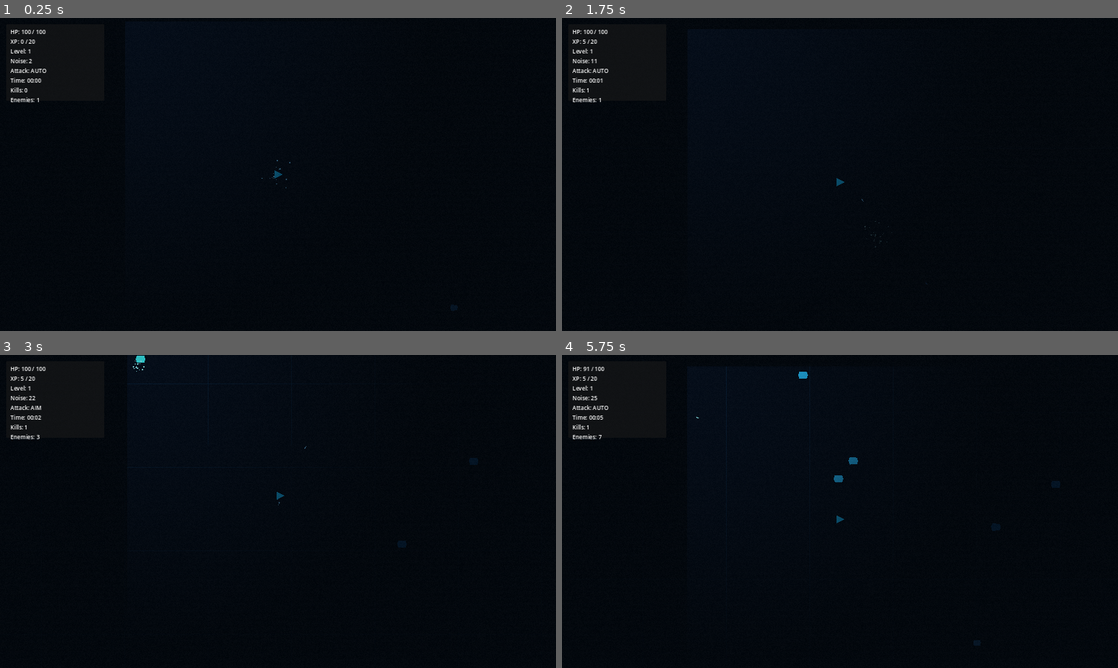
Above: before the commit, frames 1-4 (two rows, left to right).
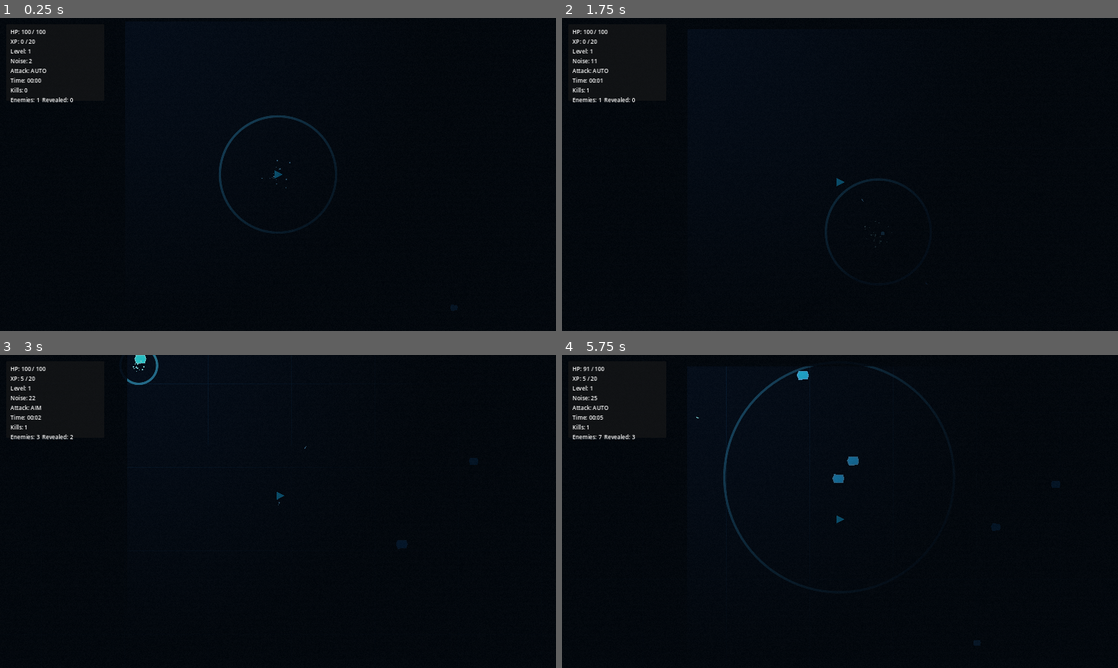
Above: after the commit, the same moments.

Repository: Constantine-S-AN/survival
Game: Godot game, scene res://scenes/game/GameRoot.tscn
Same seed, same stepped clock (60 frames per second), same inputs: the game is played once before the commit and once after it.
Inputs (mouse positions are in pixels of both pictures, inside the frame that each line leads up to):
- Up to frame 1 (0.25 s): no input
- Up to frame 2 (1.75 s): tap Enter at 0.5 s; move the mouse to (962, 158) at 0.52 s; hold D (move_right) 0.53-1.28 s; tap Space (dash) at 0.6 s; click (962, 158) at 0.67 s; move the mouse to (728, 190) at 1.27 s; hold S (move_down) from 1.28 s (still down); click (728, 190) at 1.35 s
- Up to frame 3 (3 s): move the mouse to (333, 442) at 2.02 s; release S (move_down) at 2.03 s; hold D (move_right) 2.03-2.78 s; tap Tab (toggle_attack_mode) at 2.1 s; move the mouse to (250, 574) at 2.77 s; hold W (move_up) from 2.78 s (still down); tap Shift at 2.85 s; click (250, 574) at 2.92 s
- Up to frame 4 (5.75 s): move the mouse to (1006, 558) at 3.52 s; release W (move_up) at 3.53 s; hold A (move_left) 3.53-5.03 s; tap Space (dash) at 3.6 s; move the mouse to (673, 464) at 4.27 s; click (673, 464) at 4.35 s; move the mouse to (867, 511) at 5.02 s; hold S (move_down) from 5.03 s (still down); tap Tab (toggle_attack_mode) at 5.1 s; click (867, 511) at 5.17 s

The runs differ from the first frame. In frame 1, 0.4% of the frame differs, in the area x 7-61%, y 25-69%; in frame 2, 0.2%; in frame 3, 0.1%; in frame 4, 0.5%, in the area x 7-64%, y 3-72%.

Commit message:
feat: implement sonar pulse reveal system with pickup-triggered scans

Diff:
--- /dev/null
+++ b/data/sonar.json
@@ -0,0 +1,16 @@
+{
+  "schema_version": 1,
+  "enabled": true,
+  "wave_speed": 980.0,
+  "max_radius": 720.0,
+  "line_width": 5.5,
+  "glow_intensity": 1.0,
+  "reveal_duration": 1.8,
+  "color": "#63e8ff",
+  "hit_strength": 0.62,
+  "pickup_strength": 0.48,
+  "skill_strength": 0.92,
+  "hit_radius_scale": 0.85,
+  "pickup_radius_scale": 0.72,
+  "skill_radius_scale": 1.0
+}
--- a/scenes/enemy/Enemy.tscn
+++ b/scenes/enemy/Enemy.tscn
@@ -10,6 +10,12 @@
 collision_layer = 2
 collision_mask = 0
 
+[node name="Outline" type="Polygon2D" parent="."]
+visible = false
+color = Color(0.831373, 0.980392, 1, 0.92)
+polygon = PackedVector2Array(-11, -10, 10, -9, 13, 0, 10, 10, -11, 11, -15, 0)
+scale = Vector2(1.24, 1.24)
+
 [node name="Body" type="Polygon2D" parent="."]
 color = Color(0.222, 0.906, 1, 1)
 polygon = PackedVector2Array(-11, -10, 10, -9, 13, 0, 10, 10, -11, 11, -15, 0)
--- /dev/null
+++ b/scenes/pickup/XPPickup.tscn
@@ -0,0 +1,18 @@
+[gd_scene load_steps=3 format=3]
+
+[ext_resource type="Script" path="res://scripts/entities/xp_pickup.gd" id="1"]
+
+[sub_resource type="CircleShape2D" id="1"]
+radius = 7.0
+
+[node name="XPPickup" type="Area2D"]
+script = ExtResource("1")
+collision_layer = 8
+collision_mask = 1
+
+[node name="Body" type="Polygon2D" parent="."]
+color = Color(0.556863, 0.988235, 1, 0.95)
+polygon = PackedVector2Array(-6, 0, -3, -5, 3, -5, 6, 0, 3, 5, -3, 5)
+
+[node name="CollisionShape2D" type="CollisionShape2D" parent="."]
+shape = SubResource("1")
--- a/scenes/world/World.tscn
+++ b/scenes/world/World.tscn
@@ -1,9 +1,10 @@
-[gd_scene load_steps=5 format=3]
+[gd_scene load_steps=6 format=3]
 
 [ext_resource type="Script" path="res://scripts/game/world.gd" id="1"]
 [ext_resource type="Script" path="res://scripts/managers/projectile_manager.gd" id="2"]
 [ext_resource type="Script" path="res://scripts/managers/enemy_manager.gd" id="3"]
 [ext_resource type="PackedScene" path="res://scenes/player/Player.tscn" id="4"]
+[ext_resource type="Script" path="res://scripts/managers/sonar_manager.gd" id="5"]
 
 [node name="World" type="Node2D"]
 script = ExtResource("1")
@@ -17,6 +18,11 @@
 [node name="EnemyManager" type="Node2D" parent="."]
 script = ExtResource("3")
 
+[node name="SonarManager" type="Node2D" parent="."]
+script = ExtResource("5")
+
+[node name="PickupLayer" type="Node2D" parent="."]
+
 [node name="Player" parent="." instance=ExtResource("4")]
 position = Vector2(0, 0)
 
--- a/scripts/core/data_registry.gd
+++ b/scripts/core/data_registry.gd
@@ -5,7 +5,8 @@
 	"enemies": "res://data/enemies.json",
 	"upgrades": "res://data/upgrades.json",
 	"spawn_curve": "res://data/spawn_curve.json",
-	"fog": "res://data/fog.json"
+	"fog": "res://data/fog.json",
+	"sonar": "res://data/sonar.json"
 }
 
 const RARITY_WEIGHT: Dictionary = {
@@ -20,6 +21,7 @@
 var upgrades: Array = []
 var spawn_curve: Array = []
 var fog_config: Dictionary = {}
+var sonar_config: Dictionary = {}
 var validation_errors: Array[String] = []
 var loaded: bool = false
 
@@ -36,12 +38,14 @@
 	upgrades = _load_array_of_dictionaries(DATA_FILES["upgrades"], "upgrades")
 	spawn_curve = _load_array_of_dictionaries(DATA_FILES["spawn_curve"], "spawn_curve")
 	fog_config = _load_dictionary(DATA_FILES["fog"], "fog")
+	sonar_config = _load_dictionary(DATA_FILES["sonar"], "sonar")
 
 	_validate_weapons()
 	_validate_enemies()
 	_validate_upgrades()
 	_validate_spawn_curve()
 	_validate_fog()
+	_validate_sonar()
 
 	loaded = validation_errors.is_empty()
 	if not loaded:
@@ -71,11 +75,19 @@
 	match key:
 		"fog":
 			payload = fog_config
+		"sonar":
+			payload = sonar_config
 		_:
 			return -1
 	if payload is Dictionary:
 		return int((payload as Dictionary).get("schema_version", -1))
 	return -1
+
+
+func get_sonar_config() -> Dictionary:
+	if sonar_config.is_empty():
+		return {}
+	return sonar_config.duplicate(true)
 
 
 func get_weapon(weapon_id: String) -> Dictionary:
@@ -324,6 +336,29 @@
 	)
 
 
+func _validate_sonar() -> void:
+	_validate_required_keys(
+		sonar_config,
+		[
+			"schema_version",
+			"enabled",
+			"wave_speed",
+			"max_radius",
+			"line_width",
+			"glow_intensity",
+			"reveal_duration",
+			"color",
+			"hit_strength",
+			"pickup_strength",
+			"skill_strength",
+			"hit_radius_scale",
+			"pickup_radius_scale",
+			"skill_radius_scale"
+		],
+		"sonar"
+	)
+
+
 func _validate_required_keys(payload: Dictionary, required_keys: Array, label: String) -> void:
 	for key in required_keys:
 		if not payload.has(key):
--- a/scripts/core/feedback_bus.gd
+++ b/scripts/core/feedback_bus.gd
@@ -2,6 +2,7 @@
 
 signal hit_landed(world_position: Vector2, intensity: float, killed: bool)
 signal shot_fired(world_position: Vector2, intensity: float)
+signal sonar_pulse_requested(world_position: Vector2, payload: Dictionary)
 
 
 func emit_hit(world_position: Vector2, intensity: float = 0.12, killed: bool = false) -> void:
@@ -10,3 +11,7 @@
 
 func emit_shot(world_position: Vector2, intensity: float = 0.08) -> void:
 	shot_fired.emit(world_position, clampf(intensity, 0.02, 1.0))
+
+
+func emit_sonar_pulse(world_position: Vector2, payload: Dictionary = {}) -> void:
+	sonar_pulse_requested.emit(world_position, payload)
--- a/scripts/entities/enemy.gd
+++ b/scripts/entities/enemy.gd
@@ -15,7 +15,9 @@
 var knockback_velocity := Vector2.ZERO
 var contact_timer := 0.0
 var target: Node2D
+var reveal_until: float = 0.0
 
+@onready var outline_visual: Polygon2D = $Outline
 @onready var body_visual: Polygon2D = $Body
 @onready var collision_shape: CollisionShape2D = $CollisionShape2D
 
@@ -33,11 +35,14 @@
 	body_radius = float(definition.get("size", body_radius))
 	var color_text := String(definition.get("color", "#38e7ff"))
 	body_visual.color = Color.from_string(color_text, Color(0.22, 0.9, 1.0, 1.0))
+	outline_visual.color = Color.from_string(color_text, Color(0.22, 0.9, 1.0, 1.0)).lightened(0.45)
 
 	var shape := collision_shape.shape
 	if shape is CircleShape2D:
 		shape.radius = body_radius
 	body_visual.scale = Vector2.ONE * (body_radius / 15.0)
+	outline_visual.scale = Vector2.ONE * ((body_radius / 15.0) * 1.24)
+	_update_reveal_visual()
 
 	add_to_group("enemy")
 
@@ -53,6 +58,7 @@
 	velocity = (dir * speed) + knockback_velocity
 	knockback_velocity = knockback_velocity.move_toward(Vector2.ZERO, 640.0 * delta)
 	move_and_slide()
+	_update_reveal_visual()
 
 	if to_target.length() <= body_radius + 13.0 and contact_timer <= 0.0:
 		if target.has_method("take_damage"):
@@ -80,3 +86,23 @@
 	body_visual.modulate = Color(1.6, 1.6, 1.6, 1.0)
 	var tween := create_tween()
 	tween.tween_property(body_visual, "modulate", Color(1.0, 1.0, 1.0, 1.0), 0.08)
+
+
+func set_revealed(duration_sec: float) -> void:
+	var now_sec := float(Time.get_ticks_msec()) * 0.001
+	reveal_until = maxf(reveal_until, now_sec + duration_sec)
+	_update_reveal_visual()
+
+
+func is_revealed() -> bool:
+	var now_sec := float(Time.get_ticks_msec()) * 0.001
+	return now_sec < reveal_until
+
+
+func _update_reveal_visual() -> void:
+	var revealed := is_revealed()
+	outline_visual.visible = revealed
+	if revealed:
+		body_visual.modulate = Color(1.12, 1.12, 1.16, 1.0)
+	else:
+		body_visual.modulate = Color(1.0, 1.0, 1.0, 1.0)
--- /dev/null
+++ b/scripts/entities/xp_pickup.gd
@@ -0,0 +1,47 @@
+extends Area2D
+class_name XPPickup
+
+var xp_amount: int = 1
+var seek_speed: float = 320.0
+var magnet_radius: float = 170.0
+var source: String = "pickup"
+var player: Node2D = null
+
+@onready var collision_shape: CollisionShape2D = $CollisionShape2D
+@onready var body_visual: Polygon2D = $Body
+
+
+func _ready() -> void:
+	add_to_group("pickup")
+	body_entered.connect(_on_body_entered)
+
+
+func setup(amount: int, player_ref: Node2D) -> void:
+	xp_amount = max(1, amount)
+	player = player_ref
+	var radius := 6.0 + minf(7.0, float(xp_amount) * 0.25)
+	var shape := collision_shape.shape
+	if shape is CircleShape2D:
+		shape.radius = radius
+	body_visual.scale = Vector2.ONE * (radius / 7.0)
+
+
+func _physics_process(delta: float) -> void:
+	if player == null or not is_instance_valid(player):
+		return
+	var distance := global_position.distance_to(player.global_position)
+	if distance <= magnet_radius:
+		global_position = global_position.move_toward(player.global_position, seek_speed * delta)
+
+
+func _on_body_entered(body: Node) -> void:
+	if player == null or not is_instance_valid(player):
+		return
+	if body != player:
+		return
+	if player.has_method("gain_xp"):
+		player.gain_xp(xp_amount)
+	FeedbackBus.emit_sonar_pulse(global_position, {
+		"source": source
+	})
+	queue_free()
--- a/scripts/game/game_root.gd
+++ b/scripts/game/game_root.gd
@@ -60,9 +60,9 @@
 	_refresh_hud()
 
 
-func _on_enemy_killed(_enemy_id: String, xp_reward: int) -> void:
+func _on_enemy_killed(_enemy_id: String, xp_reward: int, world_position: Vector2) -> void:
 	kills += 1
-	world.player.gain_xp(xp_reward)
+	world.spawn_xp_pickup(world_position, xp_reward)
 
 
 func _on_player_level_up_requested(options: Array) -> void:
@@ -136,6 +136,7 @@
 	hud["kills"] = kills
 	hud["seed"] = run_seed
 	hud["enemy_count"] = world.enemy_manager.get_alive_enemy_count()
+	hud["revealed_count"] = world.get_revealed_enemy_count()
 	hud["state"] = run_state
 	ui.update_hud(hud)
 
--- a/scripts/game/world.gd
+++ b/scripts/game/world.gd
@@ -3,6 +3,8 @@
 
 @onready var projectile_manager = $ProjectileManager
 @onready var enemy_manager = $EnemyManager
+@onready var sonar_manager = $SonarManager
+@onready var pickup_layer: Node2D = $PickupLayer
 @onready var player = $Player
 @onready var camera = $Player/Camera2D
 @onready var fog_darkness: CanvasModulate = $FogDarkness
@@ -10,6 +12,7 @@
 @onready var hit_sfx = $HitSfx
 @onready var shot_sfx = $ShotSfx
 
+var xp_pickup_scene := preload("res://scenes/pickup/XPPickup.tscn")
 var sfx_rng := RandomNumberGenerator.new()
 var fog_enabled: bool = true
 var fog_config: Dictionary = {}
@@ -21,6 +24,7 @@
 	_configure_synth_player(shot_sfx)
 	apply_fog_config(DataRegistry.get_fog_config())
 	set_fog_enabled(bool(fog_config.get("enabled", true)))
+	apply_sonar_config(DataRegistry.get_sonar_config())
 	FeedbackBus.hit_landed.connect(_on_hit_landed)
 	FeedbackBus.shot_fired.connect(_on_shot_fired)
 	queue_redraw()
@@ -29,6 +33,7 @@
 func setup_run(run_rng: RandomNumberGenerator) -> void:
 	player.setup(enemy_manager, projectile_manager, run_rng)
 	enemy_manager.setup(player, run_rng)
+	apply_sonar_config(DataRegistry.get_sonar_config())
 
 
 func apply_screen_shake(amount: float) -> void:
@@ -78,9 +83,45 @@
 	return texture
 
 
+func apply_sonar_config(config: Dictionary) -> void:
+	if sonar_manager != null and sonar_manager.has_method("apply_config"):
+		sonar_manager.apply_config(config)
+
+
+func set_sonar_visual_enabled(enabled: bool) -> void:
+	if sonar_manager != null and sonar_manager.has_method("set_visual_enabled"):
+		sonar_manager.set_visual_enabled(enabled)
+
+
+func is_sonar_visual_enabled() -> bool:
+	if sonar_manager == null or not sonar_manager.has_method("is_visual_enabled"):
+		return false
+	return bool(sonar_manager.is_visual_enabled())
+
+
+func get_revealed_enemy_count() -> int:
+	if sonar_manager == null or not sonar_manager.has_method("get_revealed_enemy_count"):
+		return 0
+	return int(sonar_manager.get_revealed_enemy_count())
+
+
+func spawn_xp_pickup(world_position: Vector2, xp_amount: int) -> void:
+	if xp_pickup_scene == null:
+		player.gain_xp(xp_amount)
+		return
+	var pickup = xp_pickup_scene.instantiate()
+	pickup_layer.add_child(pickup)
+	pickup.global_position = world_position
+	pickup.setup(xp_amount, player)
+
+
 func _on_hit_landed(world_position: Vector2, intensity: float, killed: bool) -> void:
 	_spawn_hit_particles(world_position, intensity, killed)
 	_play_hit_sfx(intensity, killed)
+	FeedbackBus.emit_sonar_pulse(world_position, {
+		"source": "hit",
+		"strength": intensity
+	})
 
 
 func _on_shot_fired(_world_position: Vector2, intensity: float) -> void:
--- a/scripts/managers/enemy_manager.gd
+++ b/scripts/managers/enemy_manager.gd
@@ -1,7 +1,7 @@
 extends Node2D
 class_name EnemyManager
 
-signal enemy_killed(enemy_id: String, xp_reward: int)
+signal enemy_killed(enemy_id: String, xp_reward: int, world_position: Vector2)
 
 var enemy_scene := preload("res://scenes/enemy/Enemy.tscn")
 
@@ -82,8 +82,11 @@
 
 
 func _on_enemy_died(enemy_id: String, xp_reward: int, enemy: Node) -> void:
+	var position: Vector2 = Vector2.ZERO
+	if enemy != null and is_instance_valid(enemy):
+		position = enemy.global_position
 	active_enemies.erase(enemy)
-	enemy_killed.emit(enemy_id, xp_reward)
+	enemy_killed.emit(enemy_id, xp_reward, position)
 
 
 func _get_alive_enemy_count() -> int:
--- /dev/null
+++ b/scripts/managers/sonar_manager.gd
@@ -0,0 +1,127 @@
+extends Node2D
+class_name SonarManager
+
+var config: Dictionary = {}
+var waves: Array = []
+var visual_enabled: bool = true
+
+
+func _ready() -> void:
+	FeedbackBus.sonar_pulse_requested.connect(_on_sonar_pulse_requested)
+
+
+func apply_config(new_config: Dictionary) -> void:
+	config = new_config.duplicate(true)
+	visual_enabled = bool(config.get("enabled", true))
+	queue_redraw()
+
+
+func set_visual_enabled(enabled: bool) -> void:
+	visual_enabled = enabled
+	queue_redraw()
+
+
+func is_visual_enabled() -> bool:
+	return visual_enabled
+
+
+func get_revealed_enemy_count() -> int:
+	var count := 0
+	for enemy in get_tree().get_nodes_in_group("enemy"):
+		if enemy != null and is_instance_valid(enemy) and enemy.has_method("is_revealed"):
+			if bool(enemy.is_revealed()):
+				count += 1
+	return count
+
+
+func _process(delta: float) -> void:
+	if waves.is_empty():
+		return
+
+	var active: Array = []
+	for wave_variant in waves:
+		if not (wave_variant is Dictionary):
+			continue
+		var wave: Dictionary = wave_variant
+		var prev_radius := float(wave.get("radius", 0.0))
+		var radius := prev_radius + float(wave.get("speed", 900.0)) * delta
+		wave["prev_radius"] = prev_radius
+		wave["radius"] = radius
+		_reveal_enemies_for_wave(wave)
+		if radius <= float(wave.get("max_radius", 700.0)):
+			active.append(wave)
+	waves = active
+	queue_redraw()
+
+
+func _draw() -> void:
+	if not visual_enabled:
+		return
+	for wave_variant in waves:
+		if not (wave_variant is Dictionary):
+			continue
+		var wave: Dictionary = wave_variant
+		var origin := Vector2(wave.get("origin", Vector2.ZERO))
+		var radius := float(wave.get("radius", 0.0))
+		var thickness := float(wave.get("line_width", 4.0))
+		var base_color := Color.from_string(String(config.get("color", "#63e8ff")), Color(0.39, 0.91, 1.0, 1.0))
+		var strength := float(wave.get("strength", 0.6))
+		var alpha := clampf(1.0 - (radius / maxf(1.0, float(wave.get("max_radius", 700.0)))), 0.0, 1.0)
+		var glow := float(config.get("glow_intensity", 1.0))
+		var color := base_color * (0.5 + strength * glow)
+		color.a = 0.14 + alpha * 0.56
+		draw_arc(origin, radius, 0.0, TAU, 96, color, thickness, true)
+
+
+func _on_sonar_pulse_requested(world_position: Vector2, payload: Dictionary) -> void:
+	if config.is_empty():
+		return
+	if not bool(config.get("enabled", true)):
+		return
+
+	var source := String(payload.get("source", "skill"))
+	var source_strength_key := "%s_strength" % source
+	var source_radius_key := "%s_radius_scale" % source
+
+	var strength := float(payload.get("strength", float(config.get(source_strength_key, 0.7))))
+	var max_radius := float(config.get("max_radius", 720.0)) * float(payload.get("radius_scale", float(config.get(source_radius_key, 1.0))))
+	var speed := float(payload.get("speed", float(config.get("wave_speed", 980.0))))
+	var reveal_duration := float(payload.get("reveal_duration", float(config.get("reveal_duration", 1.8))))
+	var thickness := float(payload.get("line_width", float(config.get("line_width", 5.5))))
+
+	waves.append({
+		"origin": world_position,
+		"radius": 0.0,
+		"prev_radius": 0.0,
+		"max_radius": max_radius,
+		"speed": speed,
+		"line_width": thickness,
+		"reveal_duration": reveal_duration,
+		"strength": strength,
+		"revealed_ids": {}
+	})
+	queue_redraw()
+
+
+func _reveal_enemies_for_wave(wave: Dictionary) -> void:
+	var origin := Vector2(wave.get("origin", Vector2.ZERO))
+	var prev_radius := float(wave.get("prev_radius", 0.0))
+	var radius := float(wave.get("radius", 0.0))
+	var reveal_duration := float(wave.get("reveal_duration", 1.8))
+	var revealed_ids_variant: Variant = wave.get("revealed_ids", {})
+	var revealed_ids: Dictionary = revealed_ids_variant if revealed_ids_variant is Dictionary else {}
+
+	for enemy in get_tree().get_nodes_in_group("enemy"):
+		if enemy == null or not is_instance_valid(enemy):
+			continue
+		if not enemy.has_method("set_revealed"):
+			continue
+		var instance_key := str(enemy.get_instance_id())
+		if bool(revealed_ids.get(instance_key, false)):
+			continue
+		var distance: float = enemy.global_position.distance_to(origin)
+		if distance >= prev_radius and distance <= radius:
+			enemy.set_revealed(reveal_duration)
+			revealed_ids[instance_key] = true
+
+	wave["revealed_ids"] = revealed_ids
--- a/scripts/ui/ui_layer.gd
+++ b/scripts/ui/ui_layer.gd
@@ -99,7 +99,10 @@
 	mode_label.text = "Attack: %s" % String(data.get("attack_mode", "AUTO"))
 	time_label.text = "Time: %s" % _format_time(float(data.get("elapsed_time", 0.0)))
 	kills_label.text = "Kills: %d" % int(data.get("kills", 0))
-	enemies_label.text = "Enemies: %d" % int(data.get("enemy_count", 0))
+	enemies_label.text = "Enemies: %d  Revealed: %d" % [
+		int(data.get("enemy_count", 0)),
+		int(data.get("revealed_count", 0))
+	]
 
 
 func show_level_up(options: Array) -> void:
